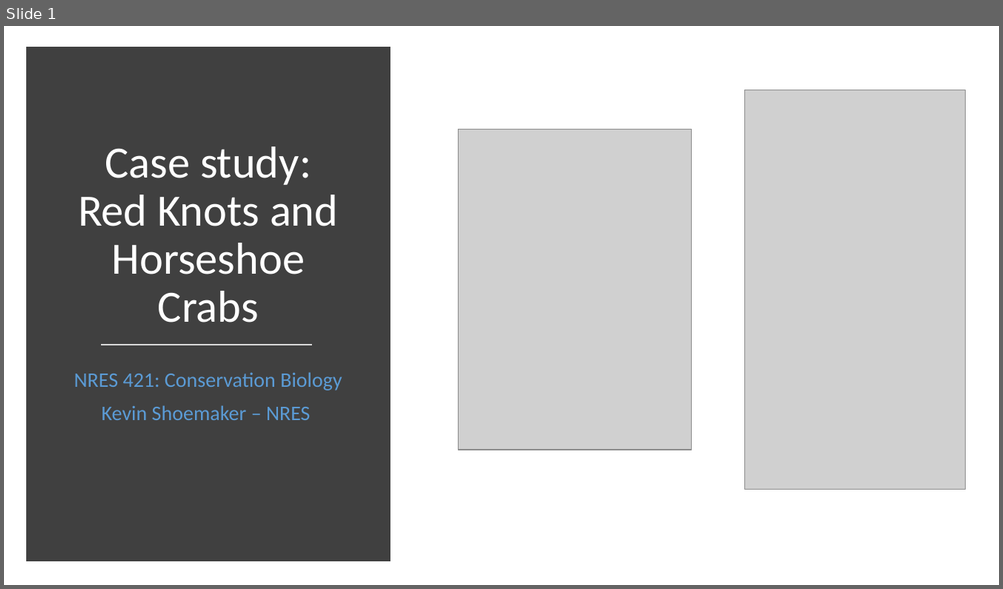
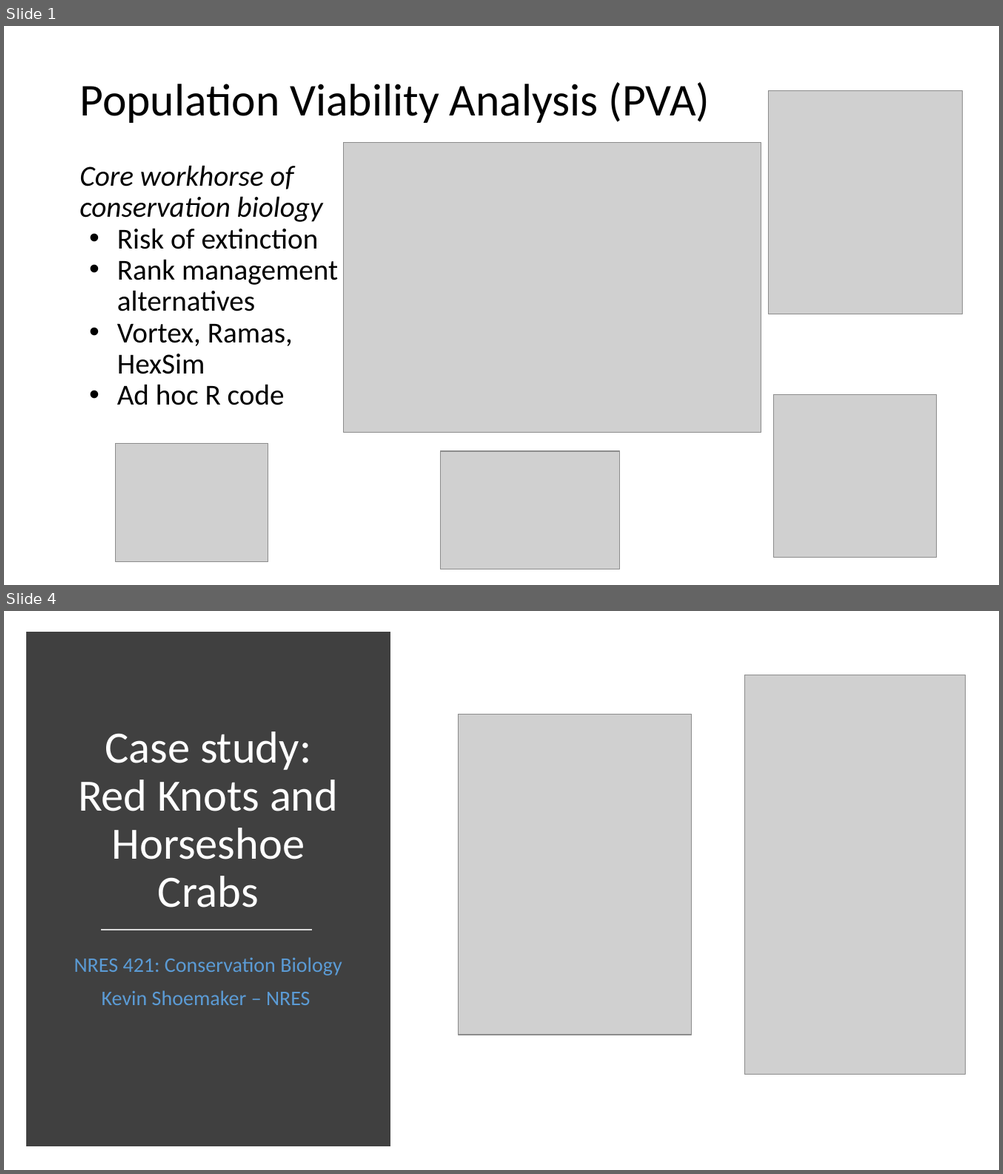
Before and after one commit to kevintshoemaker/NRES-470, a slide deck: REKN2.pptx. Shown one above the other, each under a label of ours: slide 1 before the commit, slides 1 and 4 after it; the slides between them are not shown. The pictures are 1003x589 and 1003x1174 pixels, drawn with LibreOffice and Linux fonts; fonts in the diff are those of the drawing; grey boxes stand for pictures. Boxes give left, top, right and bottom in pixels: in the first picture for what was removed or moved away, otherwise in the second. Text is boxed around its words. In the diff, an @@ line names an element or a change of style, - is before the commit and + after.

```diff
--- a/REKN2.pptx
+++ b/REKN2.pptx
@@ slide 1 added at (4,26,999,585), background #FFFFFF @@
@@ title added at (79,82,710,123), 44 pt, text #000000 @@
+Population Viability Analysis (PVA)
@@ picture added at (768,91,962,315) @@
@@ picture added at (344,142,760,432) @@
@@ text added at (79,165,338,406), 28 pt, text #000000 @@
+Core workhorse of conservation biology
+• Risk of extinction
+• Rank management alternatives
+• Vortex, Ramas, HexSim
+• Ad hoc R code
@@ picture added at (774,395,936,557) @@
@@ picture added at (116,444,268,562) @@
@@ picture added at (441,452,620,569) @@
@@ what was slide 1 is now slide 4 @@
```
Also in this commit, not shown: 2 other slides added, 2 other files.
